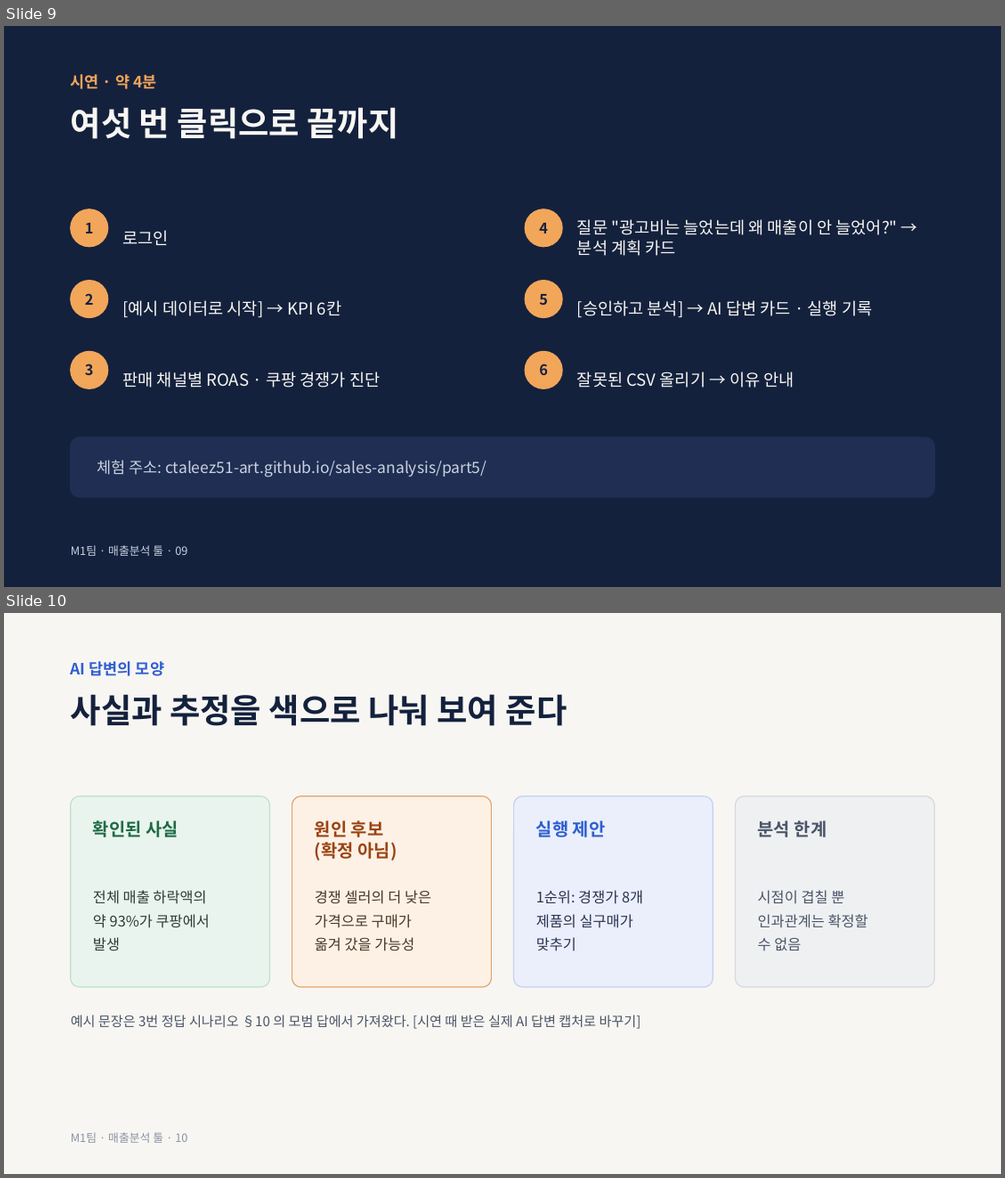
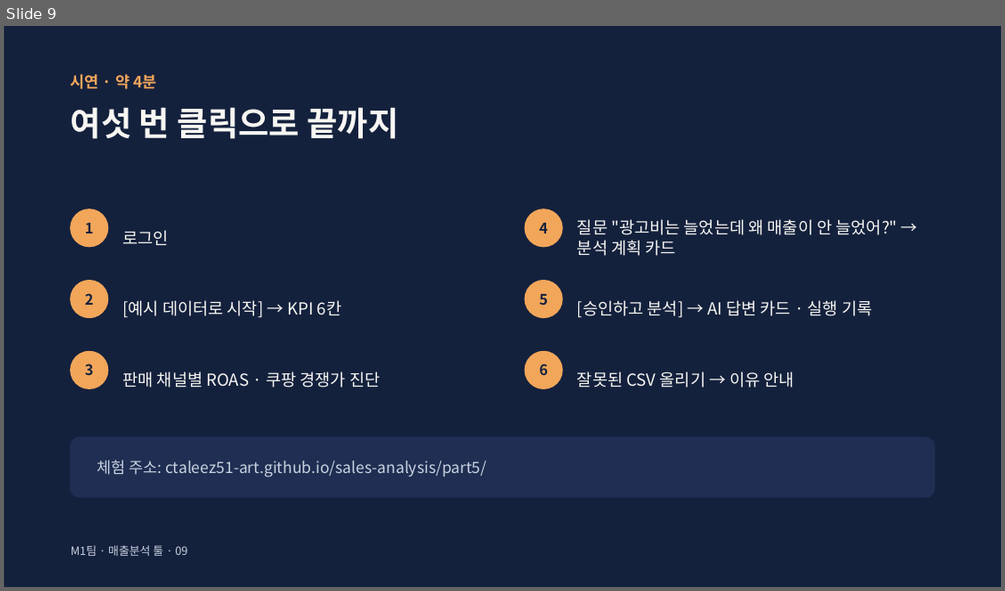
Before and after one commit to ctaleez51-art/sales-analysis, a slide deck: docs/presentation/M1_presentation_draft_v0.1.pptx. Shown one above the other, each under a label of ours: slides 9 and 10 before the commit, slide 9 after it. The pictures are 1005x1178 and 1005x591 pixels, drawn with LibreOffice and Linux fonts; fonts in the diff are those of the drawing. Boxes give left, top, right and bottom in pixels: in the first picture for what was removed or moved away, otherwise in the second. Text is boxed around its words. In the diff, an @@ line names an element or a change of style, - is before the commit and + after.

```diff
--- a/docs/presentation/M1_presentation_draft_v0.1.pptx
+++ b/docs/presentation/M1_presentation_draft_v0.1.pptx
@@ slide 10 removed at <box>4,613,1001,1174</box>, background #F7F6F2 @@
@@ text removed at <box>71,661,164,676</box> @@
-AI 답변의 모양
@@ text removed at <box>71,694,567,726</box> @@
-사실과 추정을 색으로 나눠 보여 준다
@@ rounded rectangle removed at <box>71,796,269,987</box> @@
@@ rounded rectangle removed at <box>291,796,491,987</box> @@
@@ rounded rectangle removed at <box>514,796,713,987</box> @@
@@ rounded rectangle removed at <box>736,796,934,987</box> @@
@@ text removed at <box>93,820,178,837</box> @@
-확인된 사실
@@ text removed at <box>315,820,396,860</box> @@
-원인 후보
-(확정 아님)
@@ text removed at <box>536,820,606,837</box> @@
-실행 제안
@@ text removed at <box>758,820,827,837</box> @@
-분석 한계
@@ text removed at <box>93,890,210,951</box> @@
-전체 매출 하락액의
-약 93%가 쿠팡에서
-발생
@@ text removed at <box>315,890,431,951</box> @@
-경쟁 셀러의 더 낮은
-가격으로 구매가
-옮겨 갔을 가능성
@@ text removed at <box>536,890,643,951</box> @@
-1순위: 경쟁가 8개
-제품의 실구매가
-맞추기
@@ text removed at <box>758,890,868,950</box> @@
-시점이 겹칠 뿐
-인과관계는 확정할
-수 없음
@@ text removed at <box>71,1014,641,1029</box> @@
-예시 문장은 3번 정답 시나리오 §10 의 모범 답에서 가져왔다. [시연 때 받은 실제 AI 답변 캡처로 바꾸기]
@@ text removed at <box>71,1132,187,1143</box> @@
-M1팀 · 매출분석 툴 · 10
```
Also in this commit, not shown: 1 slide added, 2 other files.
